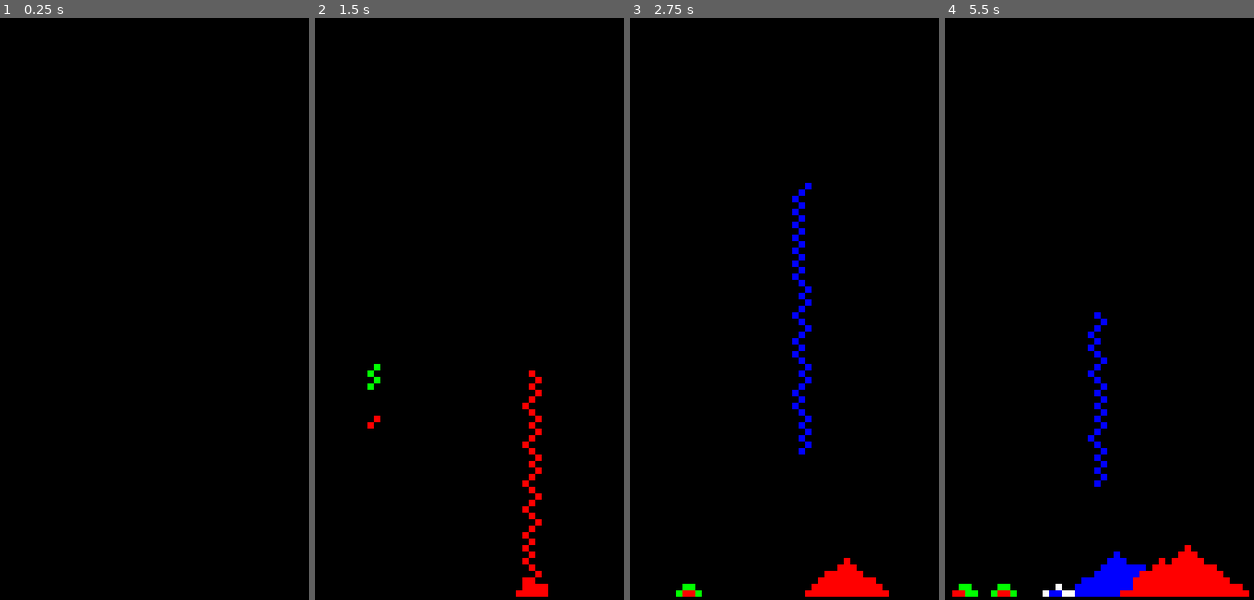
Above: before the commit, frames 1-4 (left to right).
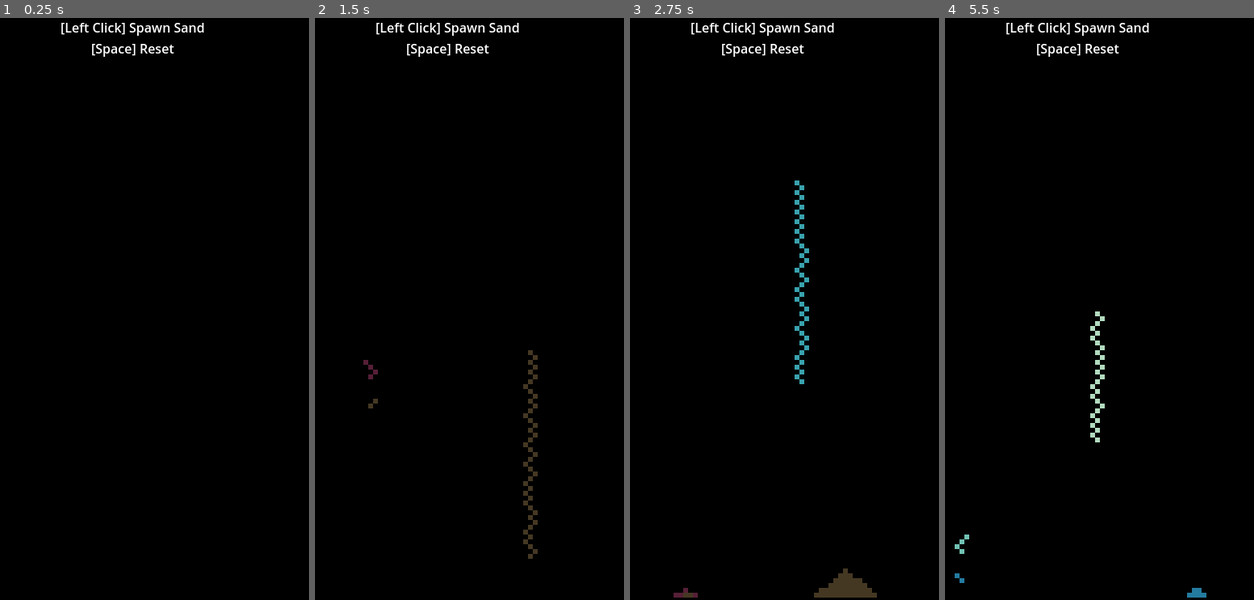
Above: after the commit, the same moments.

Repository: byronHogan1218/SandSimulator
Game: Godot game, scene res://simulator.tscn
The game is run twice, just before and just after one commit, with the same random seed, the same clock (stepped at 60 frames per second) and the same inputs.
Inputs (mouse positions are in pixels of both pictures, inside the frame that each line leads up to):
- Up to frame 1 (0.25 s): no input
- Up to frame 2 (1.5 s): tap Enter at 0.5 s; move the mouse to (534, 279) at 0.52 s; press the mouse at (534, 279) at 0.53 s; move the mouse to (370, 338) at 1.27 s; release the mouse at (370, 338) at 1.28 s; click (370, 338) at 1.35 s
- Up to frame 3 (2.75 s): move the mouse to (803, 180) at 2.02 s; press the mouse at (803, 180) at 2.03 s
- Up to frame 4 (5.5 s): move the mouse to (1059, 425) at 2.77 s; release the mouse at (1059, 425) at 2.78 s; click (1059, 425) at 2.85 s; move the mouse to (1195, 396) at 3.52 s; press the mouse at (1195, 396) at 3.53 s; tap Space (reset, bound only after the commit) at 4.15 s; move the mouse to (960, 221) at 4.27 s; release the mouse at (960, 221) at 4.28 s; click (960, 221) at 4.35 s; move the mouse to (1096, 309) at 5.02 s; press the mouse at (1096, 309) at 5.03 s

The runs differ from the first frame. In frame 1, 0.6% of the frame differs, in the area x 19-67%, y 0-7%; in frame 2, 2.2%; in frame 3, 3.1%; in frame 4, 4.9%, in the area x 2-99%, y 0-100%.

Commit message:
optimizations and polish

Diff:
--- a/SandSpawner.gd
+++ b/SandSpawner.gd
@@ -1,22 +1,45 @@
 extends Node2D
 
-var cellSize: int = 8
+# The lower this is set, the tiner the sand. It will get pretty hard to run though
+var cellSize: int = 6
 # This is the hardcoded width of the window divided by the cells size
 var windowWidth: int = -1
 # This is the hardcoded height of the window divided by the cells size
 var windowHeight: int = -1
 
+# The current state of the sand in the simulation
+var currentSand: Array = []
+# Holds the meshes that will be used to visualize the sand simulation
+var meshInstances = []
+
+# Holds the directions that the sand can go in
+var directions: Array[int] = [-1,1]
+# What color to pick from the colors array
+var colorIndex: int = -1
+# The colors in order in which they will be displayed
+var colors = []
+
+var colorSchemes = [
+	["#a8e0ff", "#8ee3f5", "#70cad1", "#3e517a", "#b08ea2"],
+	["#dce0d9", "#31081f", "#6b0f1a", "#595959", "#808f85"],
+	["#247ba0", "#70c1b3", "#b2dbbf", "#f3ffbd", "#ff1654"],
+	["#644536", "#b2675e", "#c4a381", "#bbd686", "#eef1bd"],
+	["#453823", "#561f37", "#39a2ae", "#55dbcb", "#75e4b3"],
+	["#f9e7e7", "#ded6d6", "#d2cbcb", "#ada0a6", "#7d938a"],
+	["#48acf0", "#594236", "#6f584b", "#93a3bc", "#ccdde2"],
+	["#fa8334", "#fffd77", "#ffe882", "#388697", "#271033"],
+	["#ebd4cb", "#da9f93", "#b6465f", "#890620", "#2c0703"],
+	["#01baef", "#0cbaba", "#380036", "#26081c", "#150811"],
+	["#c9f2c7", "#aceca1", "#96be8c", "#629460", "#243119"],
+]
+# Human readable colors
+#var colors = [Color.BLUE_VIOLET, Color.BLUE, Color.LIME_GREEN, Color.YELLOW_GREEN, Color.CORAL, Color.DARK_RED,Color.ANTIQUE_WHITE]
+
 var rng = RandomNumberGenerator.new()
-
-var instantiatedMeshes = []
-var currentSand: Array = []
-
-var directions: Array[int] = [-1,1]
-var colorIndex: int = 0
-var colors = [Color.WHITE, Color.RED, Color.GREEN, Color.BLUE]
 
 # Called when the node enters the scene tree for the first time.
 func _ready():
+	colors = colorSchemes[rng.randi_range(0,colorSchemes.size()-1)]
 	windowWidth = (480/cellSize)
 	windowHeight = (720/cellSize)
 
@@ -25,26 +48,51 @@
 		var sandRowMeshes = []
 		for column in range(windowWidth):
 			sandRow.append(null)
+			var surfaceTool = SurfaceTool.new()
+			surfaceTool.begin(Mesh.PRIMITIVE_TRIANGLES)
+			var halfCellSize = cellSize/2
+
+			# Creates a triangle like the following
+			#  *
+			#  | \
+			#  *--*
+			surfaceTool.add_vertex(Vector3(-1 * halfCellSize, -1* halfCellSize, 0))  # Z-value remains 0
+			surfaceTool.add_vertex(Vector3(-1* halfCellSize, 1* halfCellSize, 0))
+			surfaceTool.add_vertex(Vector3(1* halfCellSize, -1* halfCellSize, 0))
+
+			# Creates a triangle like the following
+			#  *--*
+			#   \ |
+			#     *
+			surfaceTool.add_vertex(Vector3(-1 * halfCellSize, 1 * halfCellSize, 0))  # Z-value remains 0
+			surfaceTool.add_vertex(Vector3(1* halfCellSize, 1 * halfCellSize, 0))
+			surfaceTool.add_vertex(Vector3(1* halfCellSize, -1 * halfCellSize, 0))
+			var mesh = surfaceTool.commit()
+
+			var xposition = cellSize * column
+			var yposition = cellSize * row
 			var meshInstance = MeshInstance2D.new()
+			meshInstance.hide()
+
+			meshInstance.mesh = mesh
+			meshInstance.translate(Vector2(xposition, yposition))
+
+			add_child(meshInstance)
 			sandRowMeshes.append(meshInstance)
-
+		meshInstances.append(sandRowMeshes)
 		currentSand.append(sandRow)
 	print("Column amount: ", windowWidth)
 	print("Row amount: ", windowHeight)
 	pass
 
-
-
-# Called every frame. 'delta' is the elapsed time since the previous frame.
 func _process(delta):
+	if Input.is_action_just_pressed("reset"):
+		resetSimulation()
 	if Input.is_action_just_pressed("left"):
 		colorIndex = (colorIndex + 1) % (colors.size())
 	if Input.is_action_pressed("left"):
-		var mouse_position: Vector2 = get_global_mouse_position()
-		coordinatesToSand(mouse_position)
-	for instance in instantiatedMeshes:
-		remove_child(instance)
-	instantiatedMeshes = []
+		var mousePosition: Vector2 = get_global_mouse_position()
+		coordinatesToSand(mousePosition)
 	generateNewSand()
 	drawSand()
 	pass
@@ -55,67 +103,36 @@
 		for column in range(windowWidth):
 			var sandParticle = sandParticleRow[column]
 			if(sandParticle == null):
+				meshInstances[row][column].hide()
 				continue
-			var meshInstance = MeshInstance2D.new()
-
-			meshInstance.mesh = sandParticle.getMesh()
-			meshInstance.translate(Vector2(sandParticle.getPosition().x, sandParticle.getPosition().y))
-
-			meshInstance.self_modulate = sandParticle.getColor()
-
-			add_child(meshInstance)
-			instantiatedMeshes.append(meshInstance)
+			meshInstances[row][column].self_modulate = sandParticle.getColor()
+			meshInstances[row][column].show()
 
 func addSandToIndex(row: int, column: int) -> void:
 	if(sandInIndex(row,column,currentSand)):
 		return
-	var surfaceTool = SurfaceTool.new()
-	surfaceTool.begin(Mesh.PRIMITIVE_TRIANGLES)
-	var halfCellSize = cellSize/2
-
-	# Creates a triangle like the following
-	#  *
-	#  | \
-	#  *--*
-	surfaceTool.add_vertex(Vector3(-1 * halfCellSize, -1* halfCellSize, 0))  # Z-value remains 0
-	surfaceTool.add_vertex(Vector3(-1* halfCellSize, 1* halfCellSize, 0))
-	surfaceTool.add_vertex(Vector3(1* halfCellSize, -1* halfCellSize, 0))
-
-	# Creates a triangle like the following
-	#  *--*
-	#   \ |
-	#     *
-	surfaceTool.add_vertex(Vector3(-1 * halfCellSize, 1 * halfCellSize, 0))  # Z-value remains 0
-	surfaceTool.add_vertex(Vector3(1* halfCellSize, 1 * halfCellSize, 0))
-	surfaceTool.add_vertex(Vector3(1* halfCellSize, -1 * halfCellSize, 0))
-
-	# Commit to a mesh.
-	var mesh = surfaceTool.commit()
-
-	var xposition = cellSize * column
-	var yposition = cellSize * row
-	var sandParticle = Sand.new(mesh, Vector2(xposition,yposition), colors[colorIndex],row,column)
+	var sandParticle = Sand.new(colors[colorIndex],row,column)
 	currentSand[row][column] = sandParticle
 
 func generateNewSand() -> void:
 	var sandToMoveDown = []
-	for row in range(windowHeight):
-		for column in range(windowWidth):
-			if(sandInIndex(row,column, currentSand)):
+	# Look through every location to see if the sand should move down
+	for row in range(windowHeight):
+		for column in range(windowWidth):
+			if(sandInIndex(row,column, currentSand) && !currentSand[row][column].isDoneMoving()):
 				if(sandShouldMoveDown(row,column, currentSand)):
 					sandToMoveDown.append(currentSand[row][column])
 				else:
 					currentSand[row][column].incrementIterationCount()
+	# Move all the sand down that we need to
 	for sand in sandToMoveDown:
 		sand.resetIterationCount()
 		moveSandDown(sand.getRow(),sand.getColumn(),currentSand)
 
-
 func coordinatesToSand(location: Vector2):
 	var row = int(location.y/cellSize)
 	var column = int(location.x/cellSize)
-	addSandToIndex(row,getClampedColumn(column))
-
+	addSandToIndex(getClampedRow(row),getClampedColumn(column))
 
 func sandInIndex(row: int, column: int,sandArray) -> bool:
 	return sandArray[row][column] != null
@@ -140,7 +157,7 @@
 
 func moveSandDown(row: int, column: int, sandArray) -> void:
 	# The sand moves to the side
-	if (sandInIndex(row +1 , column, sandArray)):
+	if (sandInIndex(row + 1 , column, sandArray)):
 		var direction = directions[rng.randi_range(0,1)]
 		if (column + direction > windowWidth -1):
 			direction = direction * -1
@@ -155,14 +172,33 @@
 		sandArray[row][column] = null
 		var xposition = cellSize * (column + direction)
 		var yposition = cellSize * (row + 1)
-		sandArray[row + 1][column + direction].updatePosition(Vector2(xposition,yposition),row+1,column + direction)
+		sandArray[row + 1][column + direction].updatePosition(row + 1,column + direction)
 		return
 	# The sand moves down
 	sandArray[row + 1][column] = sandArray[row][column]
 	sandArray[row][column] = null
 	var xposition = cellSize * column
 	var yposition = cellSize * (row + 1)
-	sandArray[row + 1][column].updatePosition(Vector2(xposition,yposition),row+1,column)
+	sandArray[row + 1][column].updatePosition(row + 1,column)
 
 func getClampedColumn(column: int) -> int:
-	return clampi(column, 0, windowWidth -1)
+	return clampi(column, 0, windowWidth - 1)
+
+func getClampedRow(row: int) -> int:
+	return clampi(row, 0, windowHeight - 1)
+
+func resetSimulation() -> void:
+	if Input.is_action_pressed("left"):
+		colorIndex = 0
+	else:
+		colorIndex = -1
+	colors = colorSchemes[rng.randi_range(0,colorSchemes.size()-1)]
+	currentSand = []
+	for row in range(windowHeight):
+		var sandRow = []
+		for column in range(windowWidth):
+			sandRow.append(null)
+		currentSand.append(sandRow)
+	print("Column amount: ", windowWidth)
+	print("Row amount: ", windowHeight)
+	drawSand()
--- a/back_ground.tscn
+++ b/back_ground.tscn
@@ -1,4 +1,6 @@
-[gd_scene format=3 uid="uid://bve3rksvsb2w0"]
+[gd_scene load_steps=2 format=3 uid="uid://bve3rksvsb2w0"]
+
+[sub_resource type="CanvasItemMaterial" id="CanvasItemMaterial_wss4r"]
 
 [node name="BackGround" type="Node2D"]
 
@@ -6,3 +8,11 @@
 offset_right = 480.0
 offset_bottom = 728.0
 color = Color(0, 0, 0, 1)
+
+[node name="Controls" type="Label" parent="."]
+material = SubResource("CanvasItemMaterial_wss4r")
+offset_right = 480.0
+offset_bottom = 64.0
+text = "[Left Click] Spawn Sand
+[Space] Reset"
+horizontal_alignment = 1
--- a/project.godot
+++ b/project.godot
@@ -28,6 +28,11 @@
 "events": [Object(InputEventMouseButton,"resource_local_to_scene":false,"resource_name":"","device":-1,"window_id":0,"a …(253 unchanged characters)…
 ]
 }
+reset={
+"deadzone": 0.5,
+"events": [Object(InputEventKey,"resource_local_to_scene":false,"resource_name":"","device":0,"window_id":0,"alt_pressed":false,"shift_pressed":false,"ctrl_pressed":false,"meta_pressed":false,"pressed":false,"keycode":0,"physical_keycode":32,"key_label":0,"unicode":0,"echo":false,"script":null)
+]
+}
 
 [rendering]
 
--- a/sand.gd
+++ b/sand.gd
@@ -1,51 +1,29 @@
 class_name Sand
 
-var _mesh: Mesh = null
-var _position: Vector2 = Vector2.ZERO
 var _color: Color = Color.WHITE
-var _finalDestinationReached = false
-var _meshSaved = false
 var _row = -1
 var _column = -1
 var _iterationsSinceLastMove = 0
 
-
-func _init(mesh,position,color,row,column):
-	_mesh = mesh
-	_position = position
+func _init(color,row,column):
 	_color = color
 	_row = row
 	_column = column
 
-func getMesh() -> Mesh:
-	return _mesh
 func getRow() -> int:
 	return _row
 func getColumn() -> int:
 	return _column
-func getPosition() -> Vector2:
-	return _position
 func getColor() -> Color:
 	return _color
 
-func updatePosition(newPosition: Vector2, row: int, column: int) -> void:
+func updatePosition(row: int, column: int) -> void:
 	_row = row
 	_column = column
-	_position = newPosition
-
-func setFinalDestinationReached() -> void:
-	_finalDestinationReached = true
-
-func isFinalDestinationReached() -> bool:
-	return _finalDestinationReached
-
-func setMeshSaved() -> void:
-	_meshSaved = true
-
-func isMeshSaved() -> bool:
-	return _meshSaved
 
 func incrementIterationCount() -> void:
+	if(isDoneMoving()):
+		return
 	_iterationsSinceLastMove = _iterationsSinceLastMove + 1
 func resetIterationCount() -> void:
 	_iterationsSinceLastMove = 0
